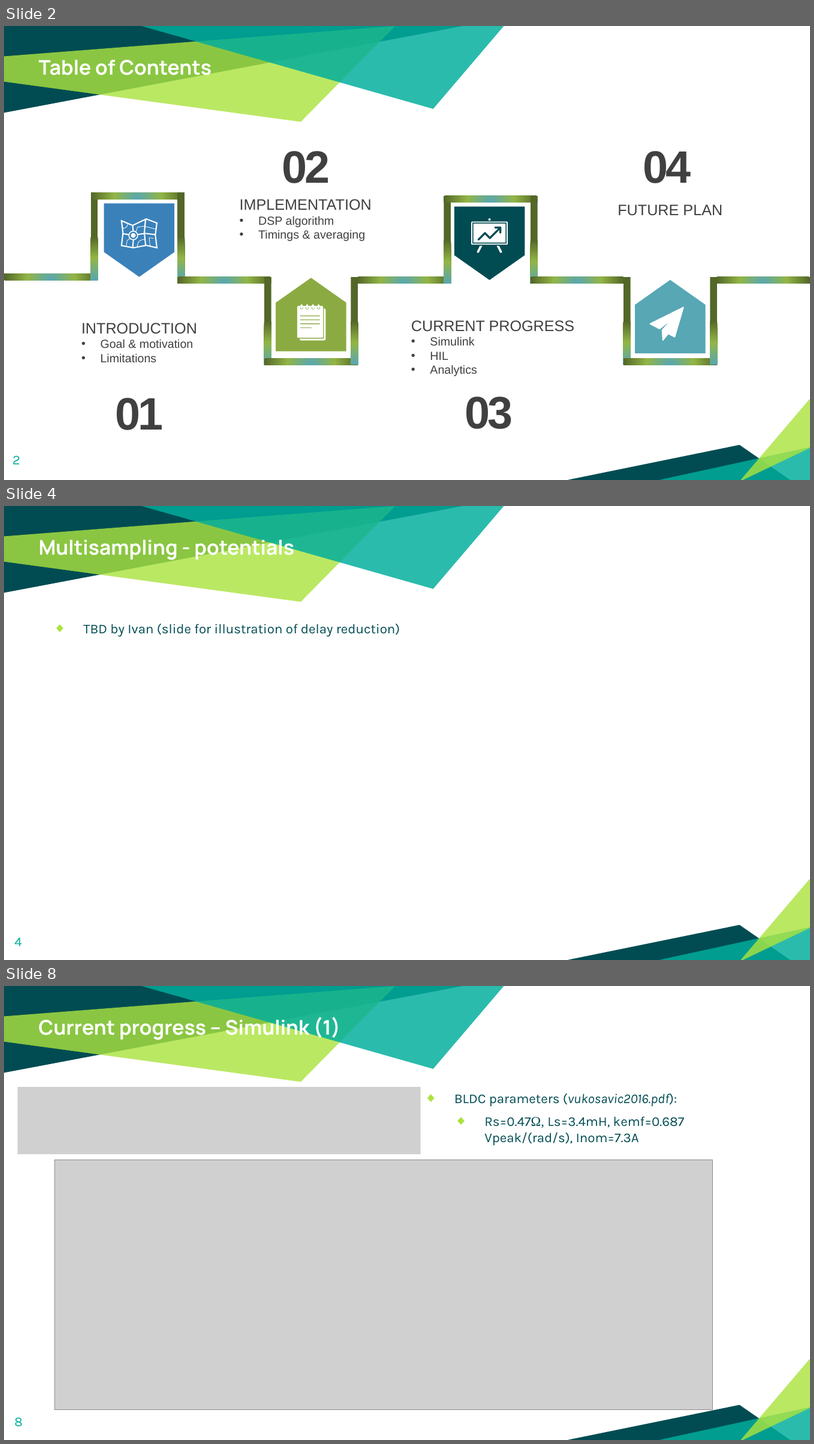
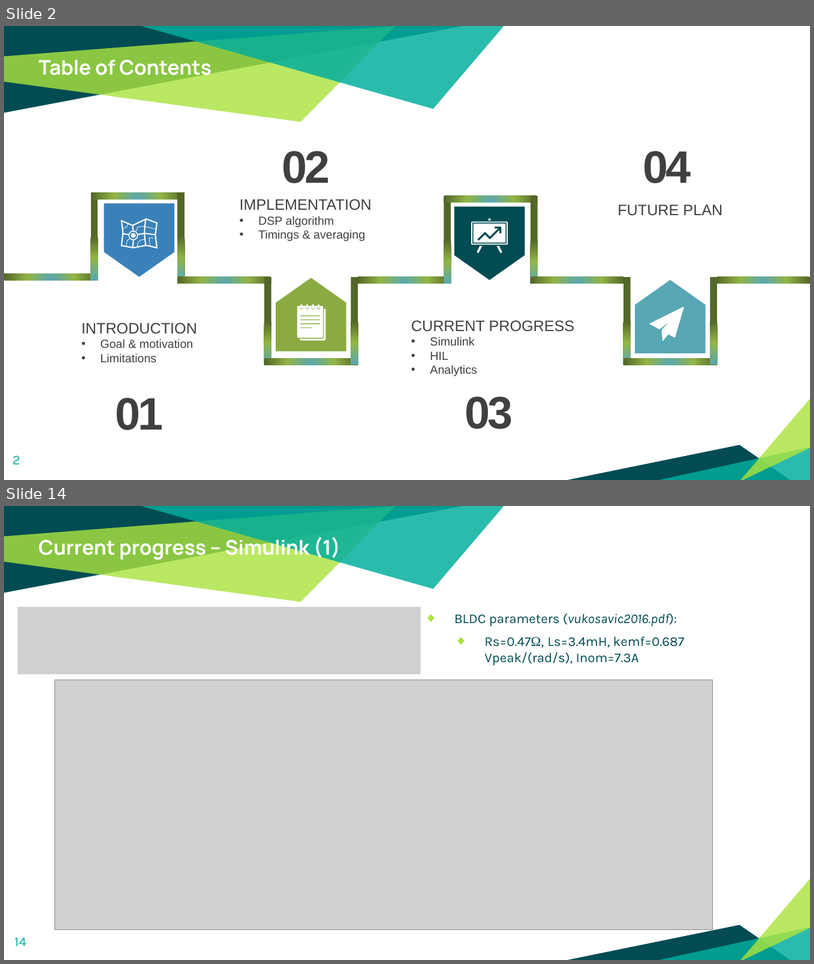
Before and after one commit to Rule2102/DSP_project1, a slide deck: docs/An Improved Current Loop Bandwidth and Axis Decoupling.pptx. Shown one above the other, each under a label of ours: slides 2, 4 and 8 before the commit, slides 2 and 14 after it; the slides between them are not shown. The pictures are 814x1444 and 814x964 pixels, drawn with LibreOffice and Linux fonts; fonts in the diff are those of the drawing; grey boxes stand for pictures. Boxes give left, top, right and bottom in pixels: in the first picture for what was removed or moved away, otherwise in the second. Text is boxed around its words. In the diff, an @@ line names an element or a change of style, - is before the commit and + after.

```diff
--- a/docs/An Improved Current Loop Bandwidth and Axis Decoupling.pptx
+++ b/docs/An Improved Current Loop Bandwidth and Axis Decoupling.pptx
@@ slide 4 removed at bbox=[4, 506, 810, 960], background #FFFFFF; not listed: 6 template elements that a slide beside it also shows @@
@@ text removed at bbox=[39, 536, 294, 561] @@
-Multisampling - potentials
@@ text removed at bbox=[83, 624, 400, 637] @@
-◆ TBD by Ivan (slide for illustration of delay reduction)
@@ page number removed at bbox=[14, 937, 21, 946] @@
-4
@@ what was slide 8 is now slide 14 @@
@@ page number at bbox=[14, 937, 26, 946]: text changed @@
-8
+14
```
Also in this commit, not shown: 6 slides changed, 12 slides added, 5 other slides removed.
